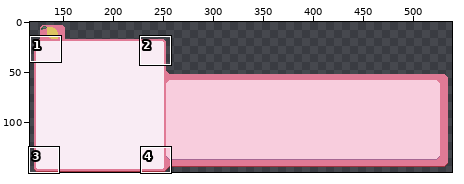
Pixel-art file: Vanilla-Cat-Game/Assets/Aseprite Files/Lemon Dialogue Box UI.aseprite. Above, an overview of the earlier version with the close-up marked.
Close-up. First the earlier version:
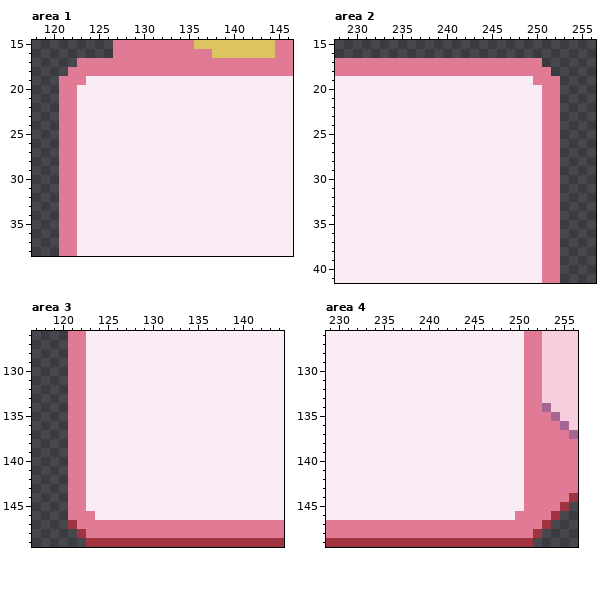
640x150 pixels, 1 frame. Shown: area 1: x 118..146, y 15..38; area 2: x 228..256, y 15..41; area 3: x 117..144, y 126..149; area 4: x 229..256, y 126..149. The wide view leaves out empty margins.
Now the later version:
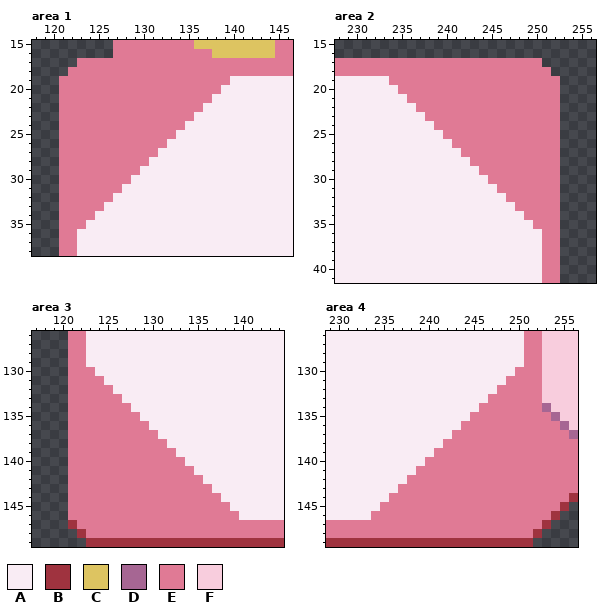
Palette (. is transparent): A #f9ecf4  B #9f333f  C #ddc461  D #a66693  E #e07a95  F #f8cddd
From old to new:
layer "Layer 9" added
layer "Layer 9 Copy" added
Area 1, layer "Layer 9":
Colour A becomes colour E in row 19 at x 124 to 139; in row 20 at x 123 to 138; in row 21 at x 123 to 137; in row 22 at x 123 to 136; in row 23 at x 123 to 135; in row 24 at x 123 to 134.
Colour A becomes colour E in row 25 at x 123 to 133; in row 26 at x 123 to 132; in row 27 at x 123 to 131; in row 28 at x 123 to 130; in row 29 at x 123 to 129; in row 30 at x 123 to 128.
Colour A becomes colour E in row 31 at x 123 to 127; in row 32 at x 123 to 126; in row 33 at x 123 to 125; in row 34 at x 123 to 124; in row 35 at x 123.
Area 2, layer "Layer 9":
Colour A becomes colour E in row 19 at x 234 to 249; in row 20 at x 235 to 250; in row 21 at x 236 to 250; in row 22 at x 237 to 250; in row 23 at x 238 to 250; in row 24 at x 239 to 250.
Colour A becomes colour E in row 25 at x 240 to 250; in row 26 at x 241 to 250; in row 27 at x 242 to 250; in row 28 at x 243 to 250; in row 29 at x 244 to 250; in row 30 at x 245 to 250.
Colour A becomes colour E in row 31 at x 246 to 250; in row 32 at x 247 to 250; in row 33 at x 248 to 250; in row 34 at x 249 to 250; in row 35 at x 250.
Area 3, layer "Layer 9 Copy":
Colour A becomes colour E in row 130 at x 123; in row 131 at x 123 to 124; in row 132 at x 123 to 125; in row 133 at x 123 to 126; in row 134 at x 123 to 127; in row 135 at x 123 to 128.
Colour A becomes colour E in row 136 at x 123 to 129; in row 137 at x 123 to 130; in row 138 at x 123 to 131; in row 139 at x 123 to 132; in row 140 at x 123 to 133; in row 141 at x 123 to 134.
Colour A becomes colour E in row 142 at x 123 to 135; in row 143 at x 123 to 136; in row 144 at x 123 to 137; in row 145 at x 123 to 138; in row 146 at x 124 to 139.
Area 4, layer "Layer 9 Copy":
Colour A becomes colour E in row 130 at x 250; in row 131 at x 249 to 250; in row 132 at x 248 to 250; in row 133 at x 247 to 250; in row 134 at x 246 to 250; in row 135 at x 245 to 250.
Colour A becomes colour E in row 136 at x 244 to 250; in row 137 at x 243 to 250; in row 138 at x 242 to 250; in row 139 at x 241 to 250; in row 140 at x 240 to 250; in row 141 at x 239 to 250.
Colour A becomes colour E in row 142 at x 238 to 250; in row 143 at x 237 to 250; in row 144 at x 236 to 250; in row 145 at x 235 to 250; in row 146 at x 234 to 249.
Pixel boxes of the changes (left, top, right, bottom) in both close-ups:
changed: (77, 76, 230, 229)
changed: (389, 76, 542, 229)
changed: (86, 367, 239, 520)
changed: (371, 367, 524, 520)
